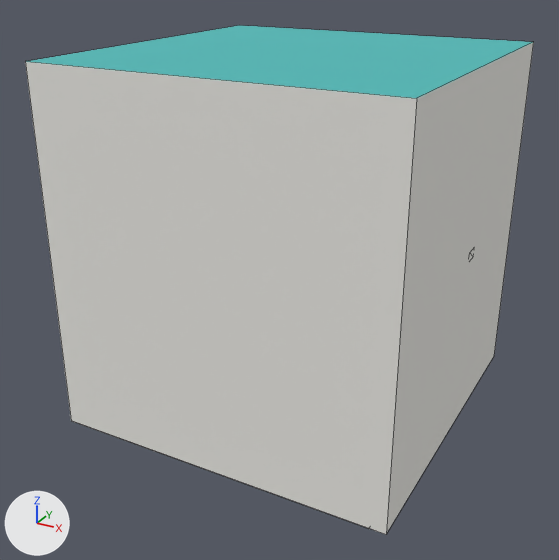
A saved change to the OBJ model scene/room_v1.obj.
Rendered twice from a camera (50 mm lens) standing at (3.79, -6.16, 3.36) and looking at (1.21, -1.48, 1.01). The axes (+X, +Y, +Z) are drawn at lower left. The lights are the same throughout. The older version comes first. Mesh edges are drawn as thin lines. Where no turn or scale is listed for an object, it has been applied to the vertices.

Script lines for the objects in view, before the commit:
```python
mat_wall_north = principled_material('wall_north')
mat_wall_north.base_color = (0.08, 0.49, 0.48)  # cyan #50bab8
mat_wall_north.roughness = 1.0
me_room_v1 = bpy.data.meshes.new('room_v1')
me_room_v1.from_pydata(...)  # 278 vertices, 404 faces; spans x 0.0..2.56, y -2.56..0.0, z 0.0..2.66
me_room_v1.materials.append(mat_floor)  # grey #a0a2a2
me_room_v1.materials.append(mat_ceiling)  # white #ecebe6
me_room_v1.materials.append(mat_wall_south)  # white #ecebe6
me_room_v1.materials.append(mat_wall_north)  # cyan #50bab8
me_room_v1.materials.append(mat_wall_west)  # white #ecebe6
me_room_v1.materials.append(mat_wall_east)  # white #ecebe6
me_room_v1.materials.append(mat_glass_lcd_off)  # dark grey #555d61
me_room_v1.materials.append(mat_wood_veneer)  # beige #c7a684
me_room_v1.materials.append(mat_clear_architectural_glass)  # cyan #b3e6ec
me_room_v1.materials.append(mat_black_anodized_aluminium)  # white #ecebe6
me_room_v1.materials.append(mat_laminate_wood)  # beige #c7a684
me_room_v1.materials.append(mat_painted_steel)  # white #ecebe6
me_room_v1.materials.append(mat_fabric_plastic)  # dark grey #65696c
me_room_v1.materials.append(mat_plastic)  # dark grey #65696c
me_room_v1.materials.append(mat_lcd_on)  # dark grey #555d61
me_room_v1.materials.append(mat_black_plastic)  # dark grey #65696c
me_room_v1.materials.append(mat_black_enclosure)  # white #ecebe6
me_room_v1.materials.append(mat_cardboard)  # beige #d8bf99
me_room_v1.materials.append(mat_sensor_housing)  # white #ecebe6
me_room_v1.materials.append(mat_electronics)  # grey #737679
ob_room_v1 = bpy.data.objects.new('room_v1', me_room_v1)
ob_room_v1.location = (0.0, 0.0, 0.0)
```
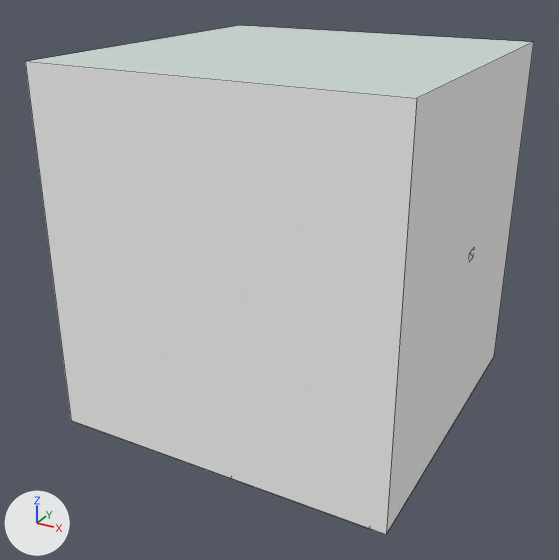
Patch to the scene script:
```diff
--- a/scene/room_v1.obj.py
+++ b/scene/room_v1.obj.py
@@ mat_wall_north @@
 mat_wall_north = principled_material('wall_north')
-mat_wall_north.base_color = (0.08, 0.49, 0.48)  # cyan #50bab8
+mat_wall_north.base_color = (0.6, 0.68, 0.65)  # light grey #cbd7d3
 mat_wall_north.roughness = 1.0
```

Pixel boxes [x1, y1, x2, y2] of what changed, in the pictures (559 x 560 px):
'room_v1', recoloured: [25, 25, 534, 534] in both
